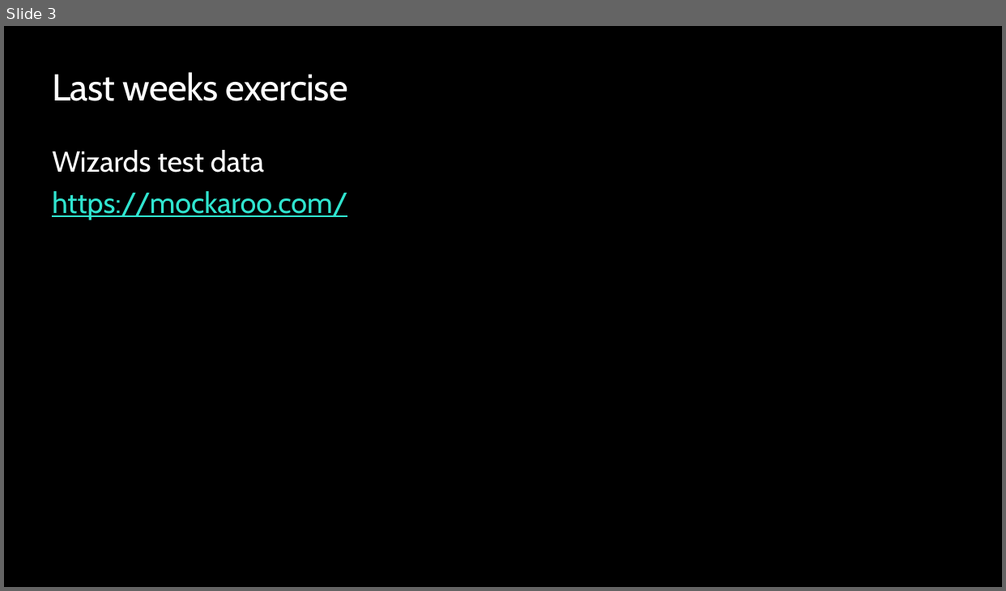
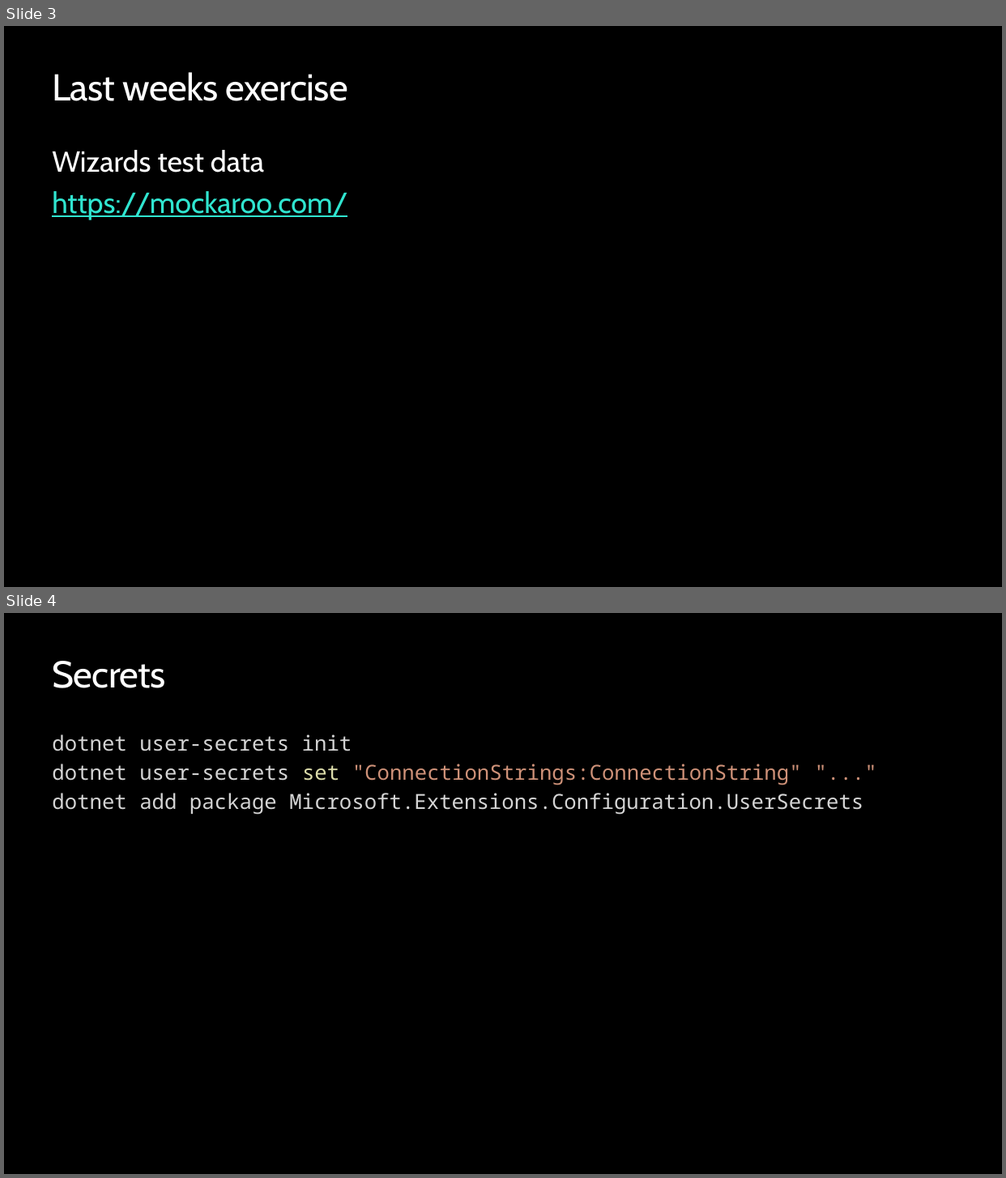
Before and after one commit to ondfisk/BDSA2020, a slide deck: Slides/Lecture04 - Data Access and Entity Framework Core.pptx. Shown one above the other, each under a label of ours: slide 3 before the commit, slides 3 and 4 after it. The pictures are 1006x591 and 1006x1178 pixels, drawn with LibreOffice and Linux fonts; fonts in the diff are those of the drawing; background and template pictures are left out. Boxes give left, top, right and bottom in pixels: in the first picture for what was removed or moved away, otherwise in the second. Text is boxed around its words. In the diff, an @@ line names an element or a change of style, - is before the commit and + after.

```diff
--- a/Slides/Lecture04 - Data Access and Entity Framework Core.pptx
+++ b/Slides/Lecture04 - Data Access and Entity Framework Core.pptx
@@ slide 4 added at <box>4,613,1002,1174</box>, background #000000 @@
@@ title added at <box>52,661,165,688</box>, 36 pt, text #FFFFFF @@
+Secrets
@@ text added at <box>52,735,863,815</box>, 20 pt, text #D4D4D4 @@
+dotnet user-secrets init
+dotnet user-secrets set "ConnectionStrings:ConnectionString" "..."
+dotnet add package Microsoft.Extensions.Configuration.UserSecrets
```
Also in this commit, not shown: 2 slides changed, 8 other slides added, 2 slides removed, 24 other files.
